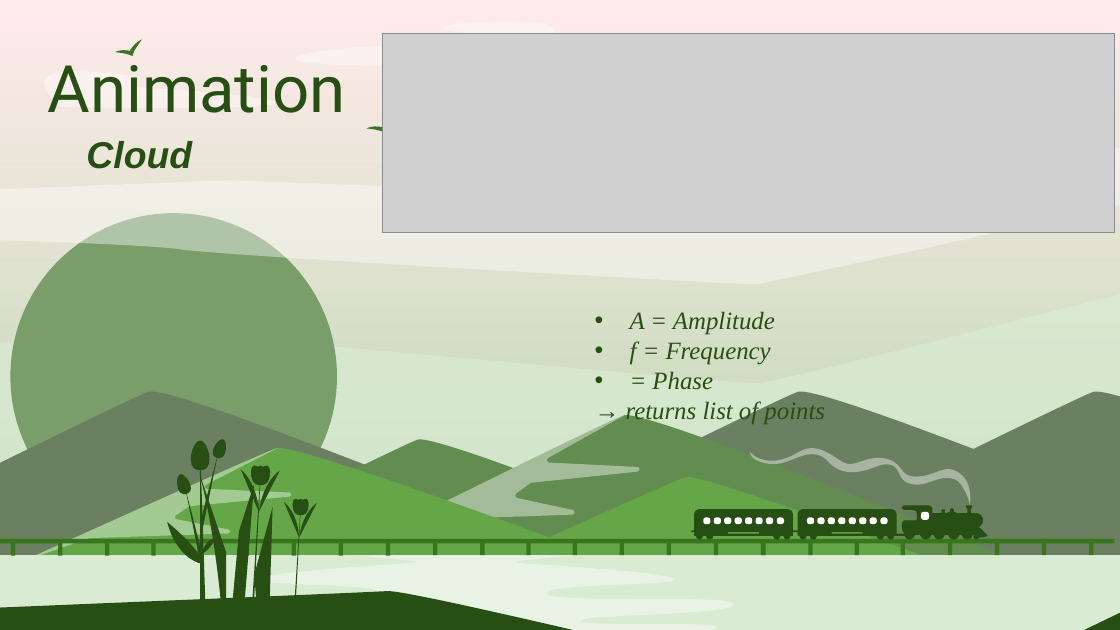
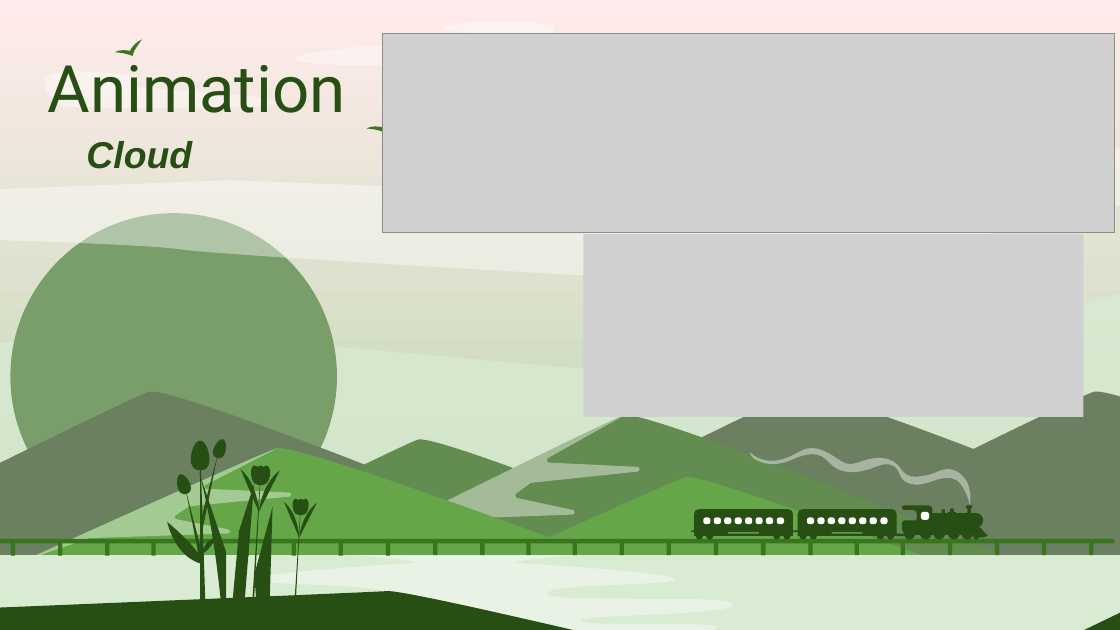
Before and after one commit to Smoother19/MusicAnimation, a slide deck: slide 12 of docs/presentation/PresProto.pptx (slide 11 before the commit). Drawn at 1120x630 pixels with LibreOffice and Linux fonts; fonts in the diff are those of the drawing; grey boxes stand for pictures. Boxes give left, top, right and bottom in pixels: in the first picture for what was removed or moved away, otherwise in the second. Text is boxed around its words. In the diff, an @@ line names an element or a change of style, - is before the commit and + after.

```diff
--- a/docs/presentation/PresProto.pptx
+++ b/docs/presentation/PresProto.pptx
@@ picture added at bbox=[584, 234, 1083, 417] @@
@@ text removed at bbox=[626, 311, 825, 425] @@
-• A = Amplitude
-• f = Frequency
-• = Phase
-→ returns list of points
```
Also in this commit, not shown: 3 other slides changed, 1 slide added.
